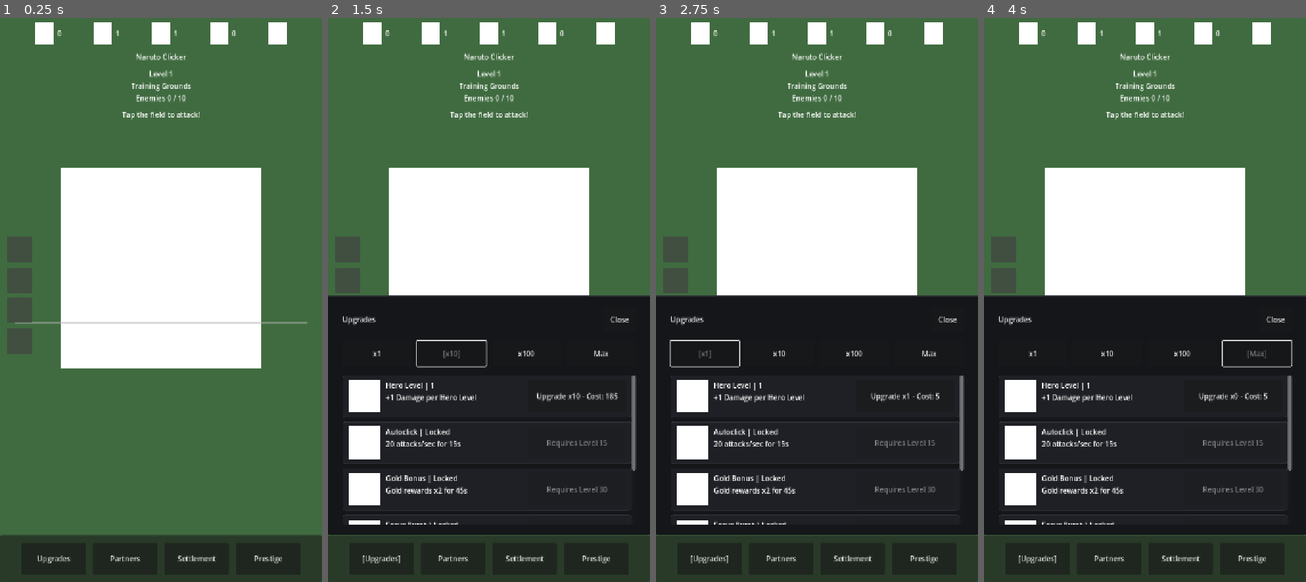
Above: before the commit, frames 1-4 (left to right).
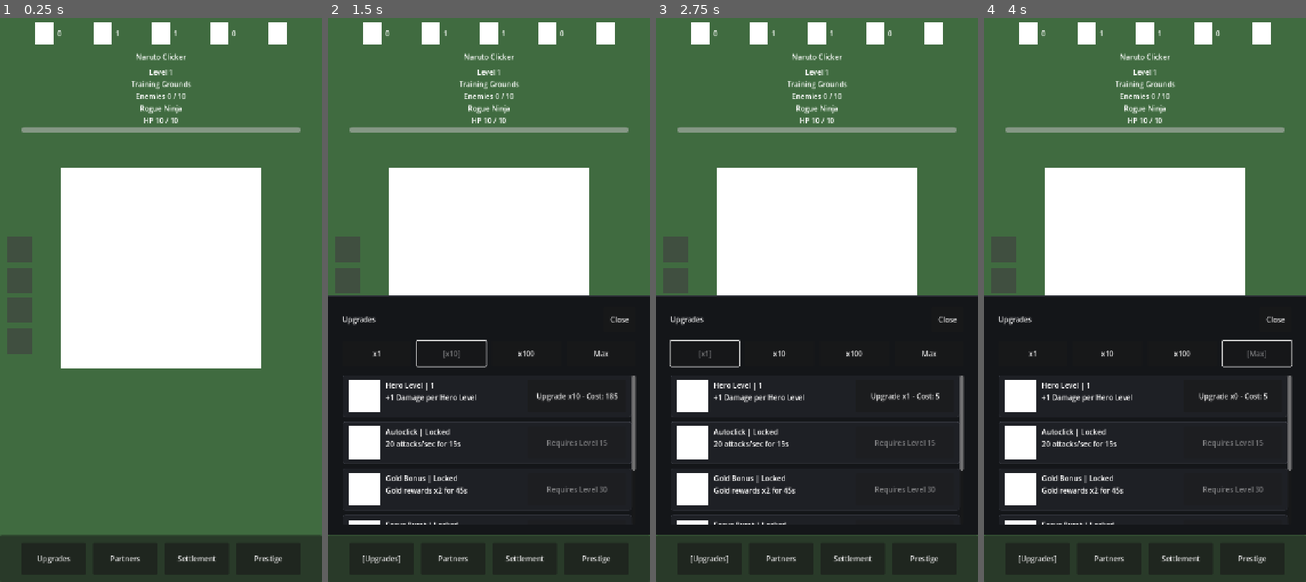
Above: after the commit, the same moments.

Repository: StanisRyz/naruto-clicker
Game: Godot game, scene res://scenes/main/Main.tscn
The game is run twice, just before and just after one commit, with the same random seed, the same clock (stepped at 60 frames per second) and the same inputs.
Inputs:
- Up to frame 1 (0.25 s): no input
- Up to frame 2 (1.5 s): click "Upgrades" at 0.5 s; click "x10" at 1.25 s
- Up to frame 3 (2.75 s): click "x1" at 2 s
- Up to frame 4 (4 s): click "x100" at 2.75 s; click "Max" at 3.5 s

The runs differ from the first frame. In frame 1, 1.8% of the frame differs, in the area x 4-96%, y 9-55%; in frame 2, 1.5%; in frame 3, 1.5%; in frame 4, 1.5%.

Commit message:
Move enemy info into progress panel
Remove main status label and move enemy info into ProgressInfoPanel.

Changes include:
- Remove StatusLabel from ClickerScreen.
- Remove visible enemy name and HP labels from GameField.
- Add enemy name and HP lines to ProgressInfoPanel.
- Keep ProgressInfoPanel separate from PrimaryStatsPanel.
- Preserve enemy placeholder states, respawn delay, combat, boss timer, bottom tabs, and sheets.

Diff:
--- a/scenes/game/ClickerScreen.gd
+++ b/scenes/game/ClickerScreen.gd
@@ -34,7 +34,6 @@
 @onready var progress_info_panel: ProgressInfoPanel = $MainContent/VBoxContainer/ProgressInfoPanel
 @onready var game_field: GameField = $GameField
 @onready var ability_bar: AbilityBar = $AbilityBar
-@onready var status_label: Label = $MainContent/VBoxContainer/StatusLabel
 @onready var upgrades_button: Button = $BottomBar/MarginContainer/HBoxContainer/UpgradesButton
 @onready var partners_button: Button = $BottomBar/MarginContainer/HBoxContainer/PartnersButton
 @onready var settlement_button: Button = $BottomBar/MarginContainer/HBoxContainer/SettlementButton
@@ -141,47 +140,47 @@
 
 func _on_character_level_upgrade_requested(mode: String) -> void:
 	var result: Dictionary = state.buy_character_level_upgrades(mode)
-	status_label.text = result.get("status_text", "")
+	_handle_status_text(result.get("status_text", ""))
 	_update_ui()
 
 
 func _on_autoclick_purchase_requested() -> void:
 	var result: Dictionary = state.buy_autoclick_ability()
-	status_label.text = result.get("status_text", "")
+	_handle_status_text(result.get("status_text", ""))
 	_update_ui()
 
 
 func _on_gold_bonus_purchase_requested() -> void:
 	var result: Dictionary = state.buy_gold_bonus_ability()
-	status_label.text = result.get("status_text", "")
+	_handle_status_text(result.get("status_text", ""))
 	_update_ui()
 
 
 func _on_focus_burst_purchase_requested() -> void:
 	var result: Dictionary = state.buy_focus_burst_ability()
-	status_label.text = result.get("status_text", "")
+	_handle_status_text(result.get("status_text", ""))
 	_update_ui()
 
 
 func _on_rally_purchase_requested() -> void:
 	var result: Dictionary = state.buy_rally_ability()
-	status_label.text = result.get("status_text", "")
+	_handle_status_text(result.get("status_text", ""))
 	_update_ui()
 
 
 func _on_settings_requested() -> void:
-	status_label.text = "Settings coming soon"
+	_handle_status_text("Settings coming soon")
 
 
 func _on_partner_purchase_requested(partner_index: int, mode: String) -> void:
 	var result: Dictionary = state.buy_partners(partner_index, mode)
-	status_label.text = result.get("status_text", "")
+	_handle_status_text(result.get("status_text", ""))
 	_update_ui()
 
 
 func _on_building_purchase_requested(building_index: int, mode: String) -> void:
 	var result: Dictionary = state.buy_buildings(building_index, mode)
-	status_label.text = result.get("status_text", "")
+	_handle_status_text(result.get("status_text", ""))
 	_update_ui()
 
 
@@ -227,7 +226,7 @@
 
 func _on_prestige_talent_purchase_requested(talent_index: int) -> void:
 	var result: Dictionary = state.buy_prestige_talent(talent_index)
-	status_label.text = result.get("status_text", "")
+	_handle_status_text(result.get("status_text", ""))
 	_update_ui()
 
 
@@ -248,7 +247,7 @@
 	rally_cooldown_left = 0.0
 	autoclick_accumulator = 0.0
 	partner_damage_accumulator = 0.0
-	status_label.text = result.get("status_text", "")
+	_handle_status_text(result.get("status_text", ""))
 	_update_ui()
 	_sync_boss_timer()
 
@@ -285,7 +284,7 @@
 	boss_timer_active = false
 	var result: Dictionary = state.fail_boss_level()
 	boss_time_left = 0.0
-	status_label.text = result.get("status_text", "")
+	_handle_status_text(result.get("status_text", ""))
 	_update_ui()
 
 
@@ -295,7 +294,7 @@
 		return
 
 	game_field.play_hit_feedback(result.get("damage_dealt", 0))
-	status_label.text = result.get("status_text", "")
+	_handle_status_text(result.get("status_text", ""))
 	_update_ui()
 	_sync_boss_timer()
 
@@ -450,7 +449,7 @@
 	var transition_token: int = enemy_transition_token
 	game_field.set_enemy_transition_locked(true)
 	game_field.play_defeat_feedback(result.get("level_up", false), result.get("zone_changed", false))
-	status_label.text = result.get("status_text", "")
+	_handle_status_text(result.get("status_text", ""))
 
 	if was_boss_level:
 		boss_timer_active = false
@@ -461,12 +460,17 @@
 	_finish_enemy_transition_after_delay(transition_token)
 
 
+func _handle_status_text(_text: String) -> void:
+	pass
+
+
 func _finish_enemy_transition_after_delay(transition_token: int) -> void:
 	await get_tree().create_timer(enemy_respawn_delay).timeout
 	if transition_token != enemy_transition_token:
 		return
 
-	_update_ui()
+	var result: Dictionary = state.resolve_defeated_target()
+	_handle_status_text(result.get("status_text", ""))
 	enemy_transition_locked = false
 	game_field.set_enemy_transition_locked(false)
 	_update_ui()
--- a/scenes/game/ClickerScreen.tscn
+++ b/scenes/game/ClickerScreen.tscn
@@ -69,13 +69,6 @@
 layout_mode = 2
 mouse_filter = 2
 
-[node name="StatusLabel" type="Label" parent="MainContent/VBoxContainer"]
-layout_mode = 2
-mouse_filter = 2
-text = "Tap the field to attack!"
-horizontal_alignment = 1
-autowrap_mode = 3
-
 [node name="AbilityBar" parent="." instance=ExtResource("5_3gfnf")]
 layout_mode = 1
 
--- a/scenes/ui/GameField.gd
+++ b/scenes/ui/GameField.gd
@@ -15,10 +15,6 @@
 var current_health_color: Color = HEALTHY_COLOR
 
 @onready var enemy_image_holder: ColorRect = $EnemyImageHolder
-@onready var zone_name_label: Label = $GameFieldContent/ZoneNameLabel
-@onready var enemy_name_label: Label = $GameFieldContent/EnemyNameLabel
-@onready var target_hp_label: Label = $GameFieldContent/TargetHpLabel
-@onready var target_progress_bar: ProgressBar = $GameFieldContent/TargetProgressBar
 @onready var boss_timer_label: Label = $GameFieldContent/BossTimerLabel
 @onready var defeat_feedback_label: Label = $FeedbackLayer/DefeatFeedbackLabel
 
@@ -37,11 +33,6 @@
 
 
 func update_view(state: ClickerState) -> void:
-	zone_name_label.text = state.zone_name
-	enemy_name_label.text = state.enemy_name
-	target_hp_label.text = "Enemy HP: %d / %d" % [state.target_hp, state.target_max_hp]
-	target_progress_bar.max_value = state.target_max_hp
-	target_progress_bar.value = state.target_hp
 	update_enemy_visual_state(state)
 
 
--- a/scenes/ui/GameField.tscn
+++ b/scenes/ui/GameField.tscn
@@ -37,43 +37,16 @@
 
 [node name="GameFieldContent" type="VBoxContainer" parent="."]
 layout_mode = 1
-anchors_preset = 15
-anchor_right = 1.0
-anchor_bottom = 1.0
-offset_left = 32.0
-offset_top = 32.0
-offset_right = -32.0
-offset_bottom = -32.0
+anchors_preset = 5
+anchor_left = 0.5
+anchor_right = 0.5
+offset_left = -120.0
+offset_top = 160.0
+offset_right = 120.0
+offset_bottom = 190.0
 grow_horizontal = 2
-grow_vertical = 2
 mouse_filter = 2
-theme_override_constants/separation = 18
 alignment = 1
-
-[node name="ZoneNameLabel" type="Label" parent="GameFieldContent"]
-layout_mode = 2
-mouse_filter = 2
-text = "Training Grounds"
-horizontal_alignment = 1
-
-[node name="EnemyNameLabel" type="Label" parent="GameFieldContent"]
-layout_mode = 2
-mouse_filter = 2
-text = "Rogue Ninja"
-horizontal_alignment = 1
-
-[node name="TargetHpLabel" type="Label" parent="GameFieldContent"]
-layout_mode = 2
-mouse_filter = 2
-text = "Enemy HP: 10 / 10"
-horizontal_alignment = 1
-
-[node name="TargetProgressBar" type="ProgressBar" parent="GameFieldContent"]
-layout_mode = 2
-mouse_filter = 2
-max_value = 10.0
-value = 10.0
-show_percentage = false
 
 [node name="BossTimerLabel" type="Label" parent="GameFieldContent"]
 visible = false
--- a/scenes/ui/ProgressInfoPanel.gd
+++ b/scenes/ui/ProgressInfoPanel.gd
@@ -2,14 +2,21 @@
 extends Control
 
 @onready var level_label: Label = $VBoxContainer/LevelLabel
-@onready var zone_name_label: Label = $VBoxContainer/ZoneNameLabel
+@onready var zone_label: Label = $VBoxContainer/ZoneLabel
 @onready var enemies_label: Label = $VBoxContainer/EnemiesLabel
+@onready var enemy_name_label: Label = $VBoxContainer/EnemyNameLabel
+@onready var enemy_hp_label: Label = $VBoxContainer/EnemyHpLabel
+@onready var enemy_hp_progress_bar: ProgressBar = $VBoxContainer/EnemyHpProgressBar
 
 
 func update_view(state: ClickerState) -> void:
 	level_label.text = "Level %d" % state.current_level
-	zone_name_label.text = "%s" % state.zone_name
+	zone_label.text = "%s" % state.zone_name
 	enemies_label.text = "Enemies %d / %d" % [
 		state.enemies_defeated_on_level,
 		state.enemies_required_per_level,
 	]
+	enemy_name_label.text = "%s" % state.enemy_name
+	enemy_hp_label.text = "HP %d / %d" % [state.target_hp, state.target_max_hp]
+	enemy_hp_progress_bar.max_value = maxf(float(state.target_max_hp), 1.0)
+	enemy_hp_progress_bar.value = clampf(float(state.target_hp), 0.0, enemy_hp_progress_bar.max_value)
--- a/scenes/ui/ProgressInfoPanel.tscn
+++ b/scenes/ui/ProgressInfoPanel.tscn
@@ -3,7 +3,7 @@
 [ext_resource type="Script" path="res://scenes/ui/ProgressInfoPanel.gd" id="1_progress_info"]
 
 [node name="ProgressInfoPanel" type="Control"]
-custom_minimum_size = Vector2(128, 70)
+custom_minimum_size = Vector2(180, 132)
 mouse_filter = 2
 script = ExtResource("1_progress_info")
 
@@ -23,7 +23,7 @@
 text = "Level 1"
 horizontal_alignment = 1
 
-[node name="ZoneNameLabel" type="Label" parent="VBoxContainer"]
+[node name="ZoneLabel" type="Label" parent="VBoxContainer"]
 layout_mode = 2
 mouse_filter = 2
 text = "Training Grounds"
@@ -35,3 +35,24 @@
 mouse_filter = 2
 text = "Enemies 0 / 10"
 horizontal_alignment = 1
+
+[node name="EnemyNameLabel" type="Label" parent="VBoxContainer"]
+layout_mode = 2
+mouse_filter = 2
+text = "Rogue Ninja"
+horizontal_alignment = 1
+autowrap_mode = 3
+
+[node name="EnemyHpLabel" type="Label" parent="VBoxContainer"]
+layout_mode = 2
+mouse_filter = 2
+text = "HP 10 / 10"
+horizontal_alignment = 1
+
+[node name="EnemyHpProgressBar" type="ProgressBar" parent="VBoxContainer"]
+custom_minimum_size = Vector2(0, 12)
+layout_mode = 2
+mouse_filter = 2
+max_value = 10.0
+value = 10.0
+show_percentage = false
--- a/scripts/game/ClickerState.gd
+++ b/scripts/game/ClickerState.gd
@@ -300,6 +300,26 @@
 	if target_hp > 0:
 		return _make_attack_result(false, false, 0, damage_dealt, target_hp_before, target_hp, "Tap the field to attack!")
 
+	var did_level_up: bool = enemies_defeated_on_level + 1 >= enemies_required_per_level
+	var zone_changed: bool = false
+	var new_zone_name: String = ""
+	if did_level_up:
+		var next_level: int = current_level + 1
+		var next_zone_index: int = _get_zone_index_for_level(next_level)
+		zone_changed = next_zone_index != current_zone_index
+		if zone_changed:
+			var next_zone: Dictionary = ZONE_DATA[next_zone_index]
+			new_zone_name = next_zone.name
+
+	return _make_attack_result(true, did_level_up, 0, damage_dealt, target_hp_before, 0, "Enemy defeated!", zone_changed, new_zone_name)
+
+
+func resolve_defeated_target() -> Dictionary:
+	if target_hp > 0:
+		return _make_attack_result(false, false, 0, 0, target_hp, target_hp, "")
+
+	var target_hp_before: int = target_hp
+	var damage_dealt: int = 0
 	var defeated_boss: bool = is_boss_level
 	var boss_reward: int = int(reward_gold * get_boss_reward_multiplier()) if defeated_boss else reward_gold
 	var prestige_gold: int = int(boss_reward * get_prestige_gold_multiplier())
Not shown, changed: AGENTS.md
Not shown, changed: README.md
